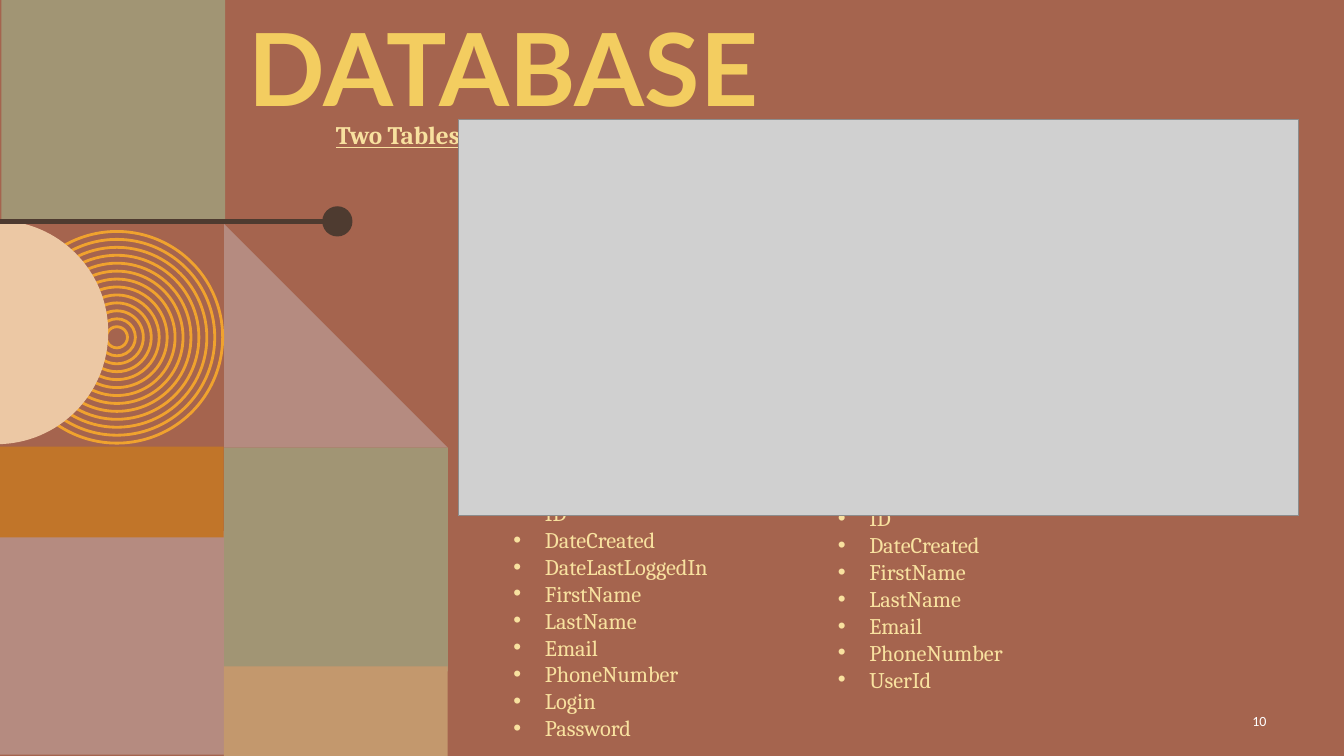
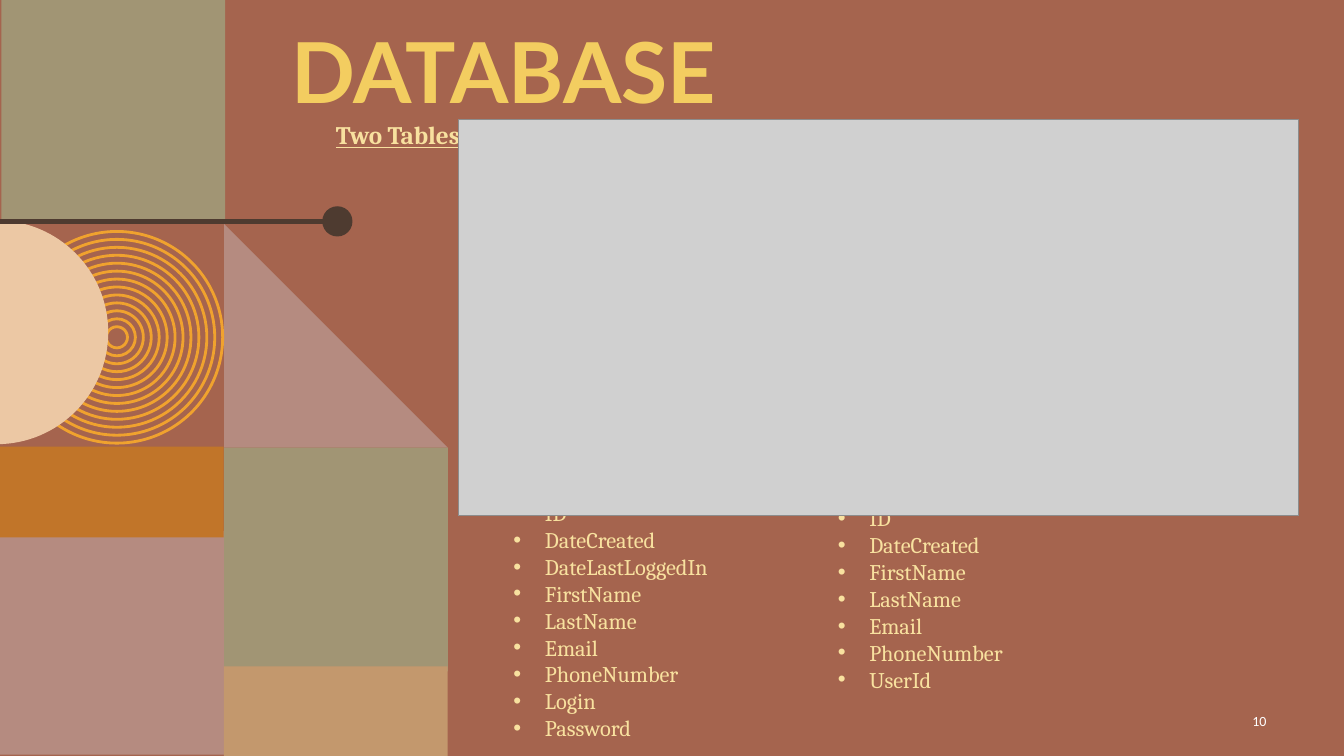
Before and after one commit to KalebOTB/ContactManager, a slide deck: slide 10 of Miscellaneous/Contact_Manager.pptx. Drawn at 1344x756 pixels with LibreOffice and Linux fonts; fonts in the diff are those of the drawing; grey boxes stand for pictures; background and template pictures are left out. Boxes give left, top, right and bottom in pixels: in the first picture for what was removed or moved away, otherwise in the second. Text is boxed around its words. In the diff, an @@ line names an element or a change of style, - is before the commit and + after.

```diff
--- a/Miscellaneous/Contact_Manager.pptx
+++ b/Miscellaneous/Contact_Manager.pptx
@@ title "DATABASE": place and size @@
-title "DATABASE" at bbox=[249, 32, 758, 124]
+title "DATABASE" at bbox=[291, 41, 715, 104]
@@ title "DATABASE" at bbox=[291, 41, 715, 104]: size 72 to 60 pt @@
```
Also in this commit, not shown: 1 other slide changed, 3 other files.
